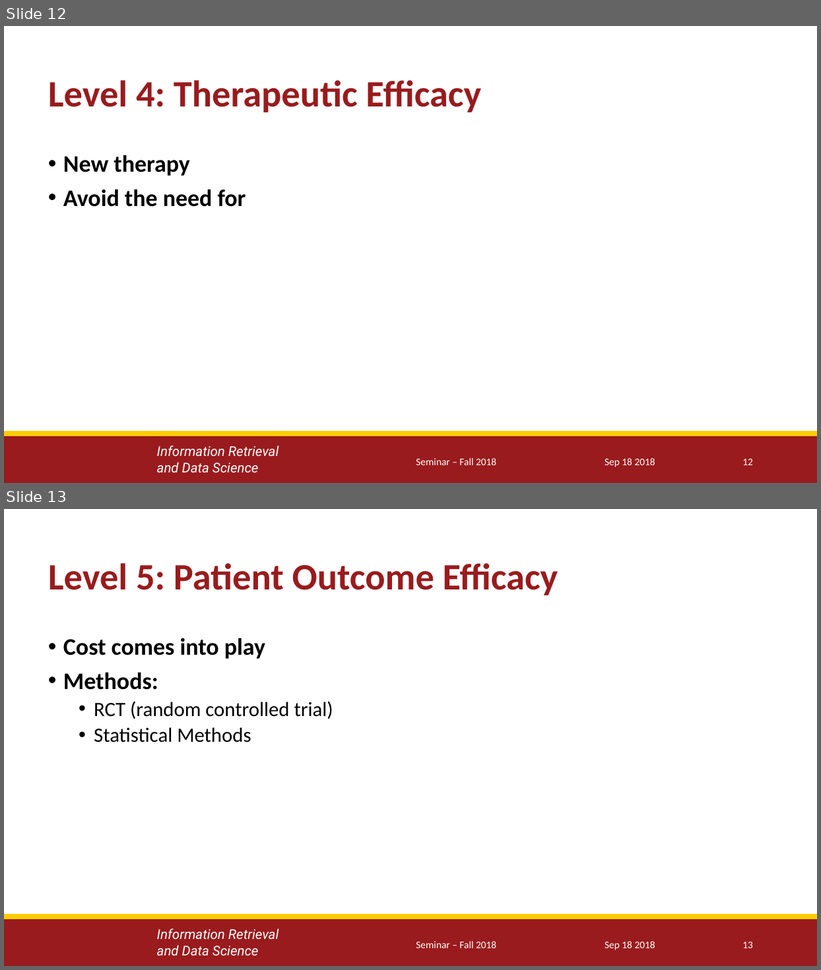
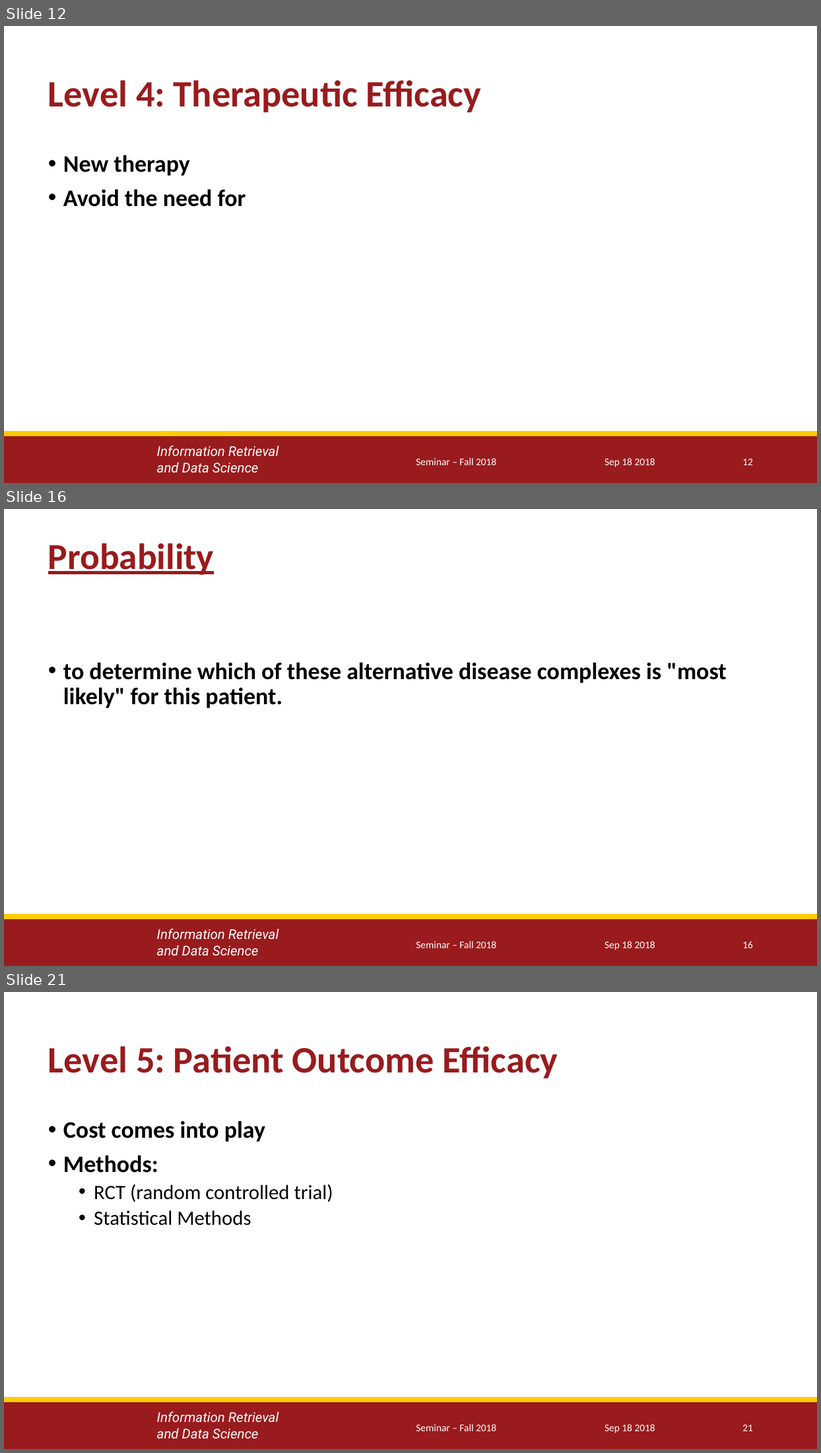
Before and after one commit to yuesOctober/survey, a slide deck: Presentation_1.pptx. Shown one above the other, each under a label of ours: slides 12 and 13 before the commit, slides 12, 16 and 21 after it; the slides between them are not shown. The pictures are 821x970 and 821x1453 pixels, drawn with LibreOffice and Linux fonts; fonts in the diff are those of the drawing; background and template pictures are left out. Boxes give left, top, right and bottom in pixels: in the first picture for what was removed or moved away, otherwise in the second. Text is boxed around its words. In the diff, an @@ line names an element or a change of style, - is before the commit and + after.

```diff
--- a/Presentation_1.pptx
+++ b/Presentation_1.pptx
@@ slide 16 added at [4,509,817,966], background #FFFFFF; not listed: 3 template elements that a slide beside it also shows @@
@@ title added at [48,543,214,575], 32.4 pt, text #991B1D, bold, underline @@
+Probability
@@ text added at [63,662,727,708], 21 pt, text #000000, bold @@
+• to determine which of these alternative disease complexes is "most likely" for this patient.
@@ text added at [416,941,496,949], 9 pt, text #FFFFFF @@
+Seminar – Fall 2018
@@ text added at [605,941,655,951], 9 pt, text #FFFFFF @@
+Sep 18 2018
@@ page number added at [743,941,753,949], 9 pt, text #FFFFFF @@
+16
@@ what was slide 13 is now slide 21 @@
@@ page number at [743,1425,753,1432]: text changed @@
-13
+21
```
Also in this commit, not shown: 7 other slides added.
